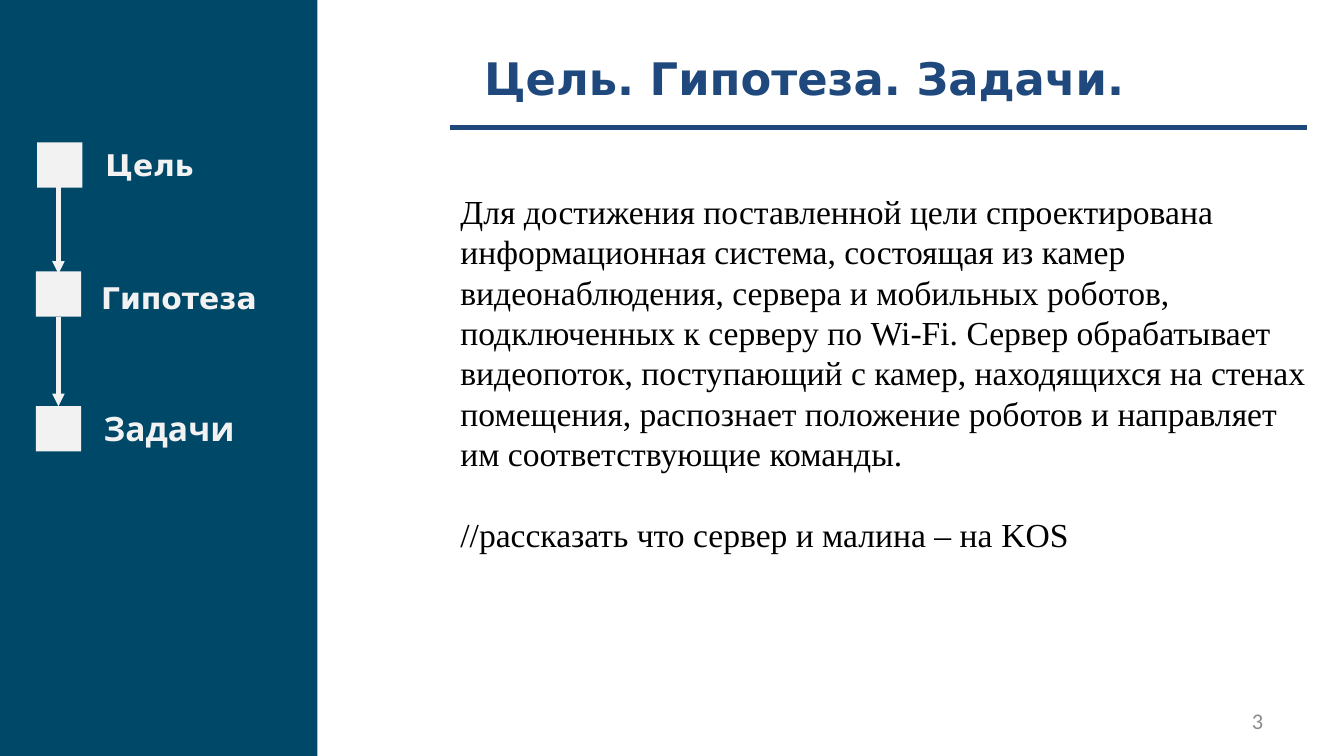
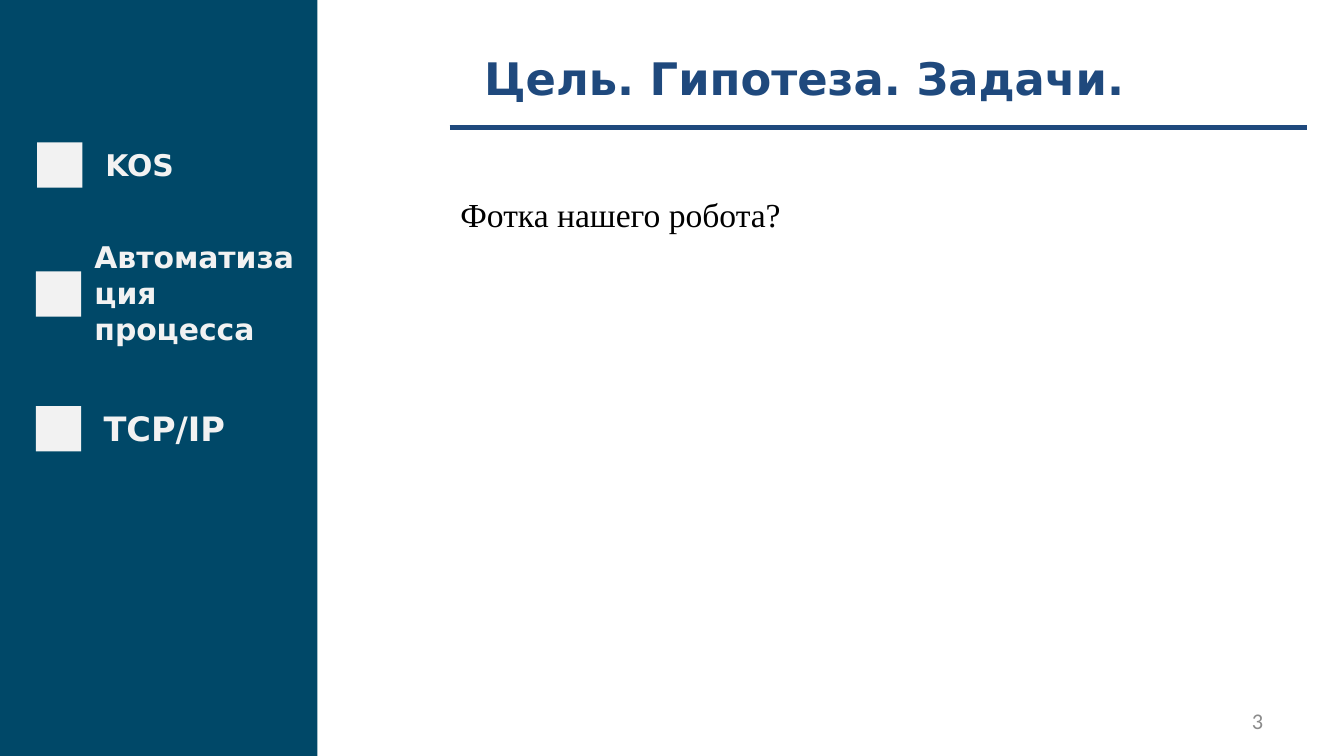
Before and after one commit to fanglores/Gagarin-2022, a slide deck: slide 3 of doc/Presentation.pptx. Drawn at 1344x756 pixels with LibreOffice and Linux fonts; fonts in the diff are those of the drawing. Boxes give left, top, right and bottom in pixels: in the first picture for what was removed or moved away, otherwise in the second. Text is boxed around its words. In the diff, an @@ line names an element or a change of style, - is before the commit and + after.

```diff
--- a/doc/Presentation.pptx
+++ b/doc/Presentation.pptx
@@ text at bbox=[105, 154, 173, 177]: text changed @@
-Цель
+KOS
@@ arrow removed from (58, 184) to (58, 274) @@
@@ text at bbox=[460, 203, 781, 234]: text changed @@
-Для достижения поставленной цели спроектирована информационная система, состоящая из камер видеонаблюдения, сервера и мобильных роботов, подключенных к серверу по Wi-Fi. Сервер обрабатывает видеопоток, поступающий с камер, находящихся на стенах помещения, распознает положение роботов и направляет им соответствующие команды.
-//рассказать что сервер и малина – на KOS
+Фотка нашего робота?
@@ arrow removed from (58, 317) to (58, 406) @@
@@ text at bbox=[94, 323, 254, 346]: text changed @@
-Гипотеза
+Автоматизация процесса
@@ text at bbox=[104, 416, 225, 444]: text changed; font Quicksand to DejaVu Sans @@
-Задачи
+TCP/IP
```
Also in this commit, not shown: 4 other slides changed, 1 slide added, 1 slide removed.
